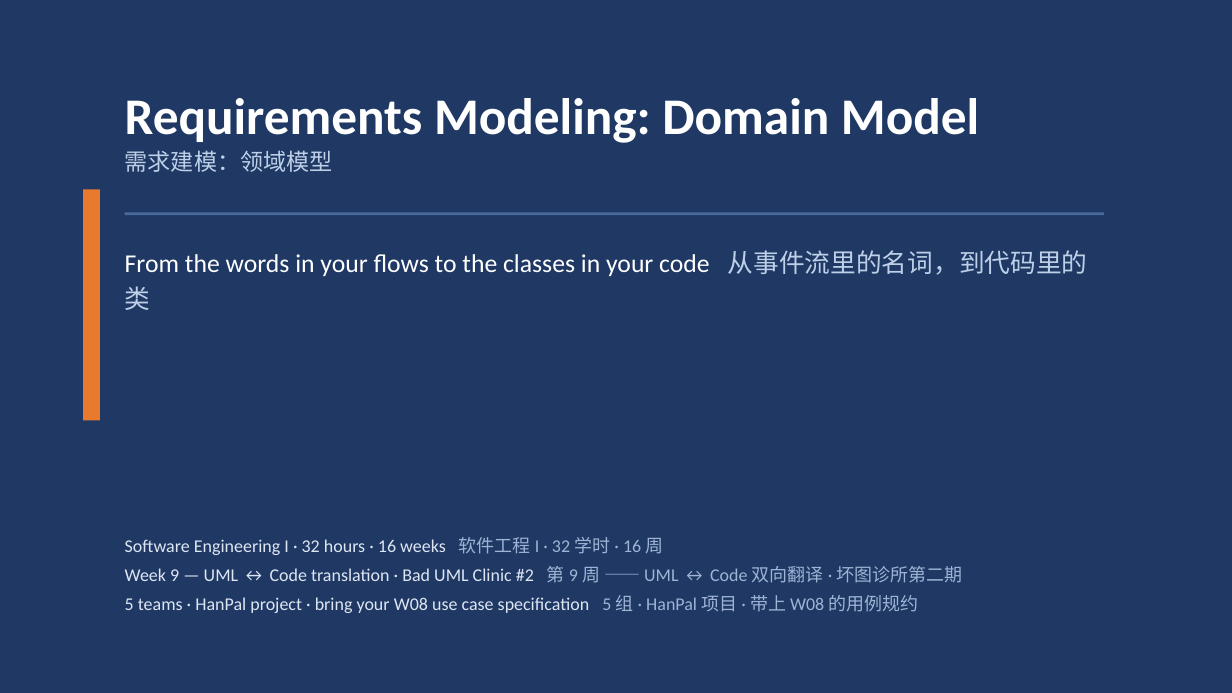
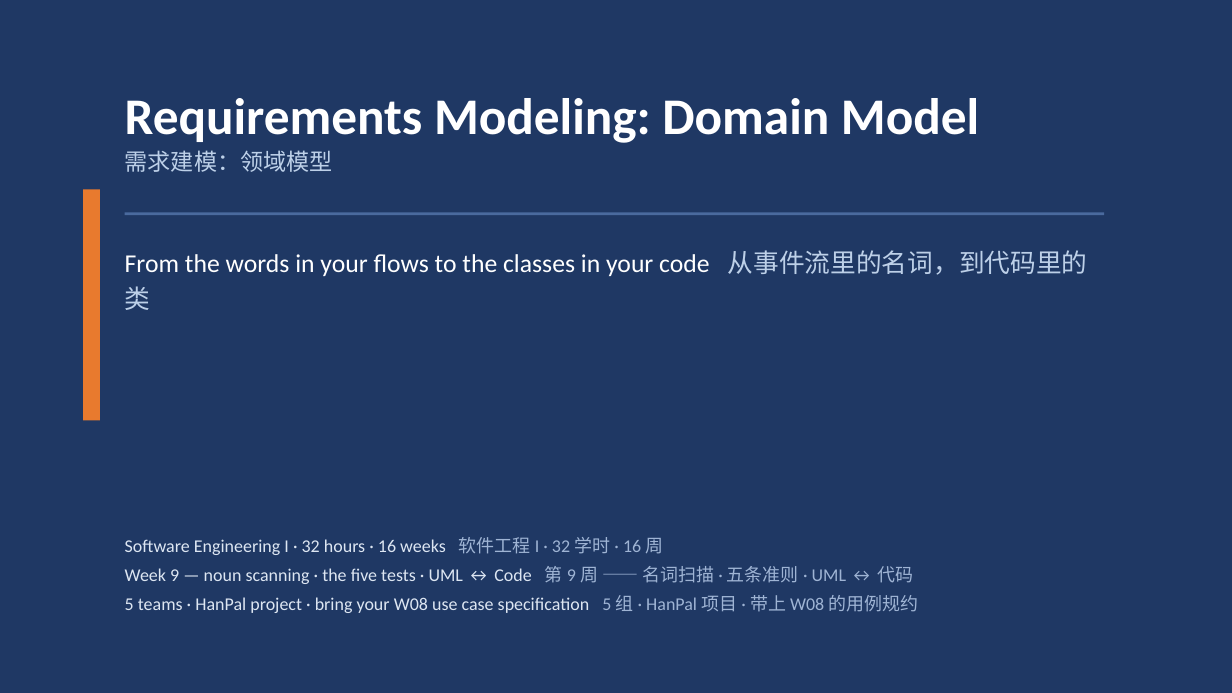
Before and after one commit to klausren/software-engineering-course, a slide deck: slide 1 of 01-slides/W09-Requirements-Modeling-Domain-Model.pptx. Drawn at 1232x693 pixels with LibreOffice and Linux fonts; fonts in the diff are those of the drawing. Boxes give left, top, right and bottom in pixels: in the first picture for what was removed or moved away, otherwise in the second. Text is boxed around its words. In the diff, an @@ line names an element or a change of style, - is before the commit and + after.

```diff
--- a/01-slides/W09-Requirements-Modeling-Domain-Model.pptx
+++ b/01-slides/W09-Requirements-Modeling-Domain-Model.pptx
@@ text at [125, 566, 914, 584]: text changed @@
-Week 9 — UML ↔ Code translation · Bad UML Clinic #2 第 9 周 —— UML ↔ Code 双向翻译 · 坏图诊所第二期
+Week 9 — noun scanning · the five tests · UML ↔ Code 第 9 周 —— 名词扫描 · 五条准则 · UML ↔ 代码
```
Also in this commit, not shown: 25 other slides changed, 6 slides added, 10 slides removed.
